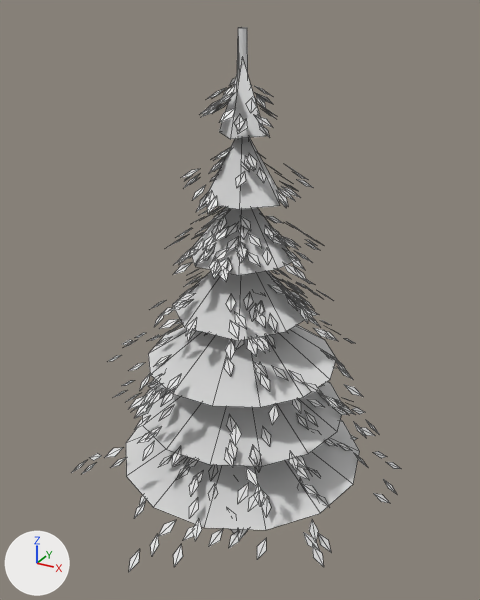
Renders of the FBX model Assets/_Pofi/Resources/Env/t_pine0/t_pine0.fbx from each side of a commit.
Camera for both pictures: a 50 mm camera at (0.633, -1.158, 1.013) aimed at (-0.004, -0.001, 0.434). Lighting does not change. The marker at lower left points along +X, +Y and +Z. The first picture is the older version. Mesh edges are drawn as thin lines. Where no turn or scale is listed for an object, it has been applied to the vertices.

Names of what the first picture shows: 'model'.
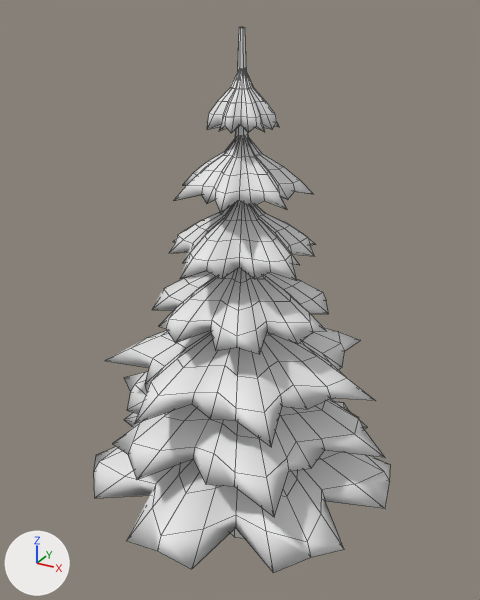
Boxes [x1, y1, x2, y2] around the edits, measured in the pictures (480 x 600 px):
'model', reshaped (9% narrower)
    before: [73, 27, 400, 572]
    after: [93, 27, 391, 573]
part 1 of me_pi_trunk_001, rebuilt
    before: [141, 381, 344, 466]
    after: [113, 372, 385, 517]
part 2 of me_pi_trunk_001, rebuilt
    before: [126, 420, 360, 530]
    after: [93, 402, 391, 573]
part 3 of me_pi_trunk_001, rebuilt
    before: [148, 325, 337, 407]
    after: [105, 327, 376, 447]
part 4 of me_pi_trunk_001, rebuilt
    before: [172, 271, 304, 341]
    after: [152, 267, 329, 354]
part 5 of me_pi_trunk_001, rebuilt
    before: [190, 207, 295, 275]
    after: [169, 202, 315, 281]
part 6 of me_pi_trunk_001, rebuilt
    before: [208, 138, 280, 209]
    after: [175, 137, 313, 213]
part 7 of me_pi_trunk_001, rebuilt
    before: [230, 27, 248, 533]
    after: [231, 27, 249, 538]
part 8 of me_pi_trunk_001, rebuilt (52% wider, 19% shorter)
    before: [219, 63, 266, 139]
    after: [207, 72, 279, 133]
part 9 of me_pi_trunk_001, deleted
    before: [73, 78, 400, 572]

What the commit changed:
me_pi_trunk_001 is used by ob_model.
me_pi_trunk_001 had 7371 vertices, 1100 faces and spanned x -0.381..0.391, y -0.405..0.37, z -0.2..0.98.
me_pi_trunk_001 now has 822 vertices, 996 faces and spans x -0.356..0.356, y -0.35..0.347, z -0.2..0.98.
me_pi_trunk_001 part 1: the loose piece of 15 vertices spanning x -0.236..0.236, y -0.23..0.23, z 0.173..0.313 is rebuilt with 114 vertices and now spans x -0.345..0.345, y -0.31..0.31, z 0.144..0.303.
me_pi_trunk_001 part 2: the loose piece of 15 vertices spanning x -0.28..0.28, y -0.273..0.273, z 0.05..0.19 is rebuilt with 114 vertices and now spans x -0.356..0.356, y -0.35..0.347, z 0.013..0.18.
me_pi_trunk_001 part 3: the loose piece of 15 vertices spanning x -0.212..0.212, y -0.207..0.207, z 0.297..0.437 is rebuilt with 114 vertices and now spans x -0.282..0.313, y -0.305..0.305, z 0.276..0.427.
me_pi_trunk_001 part 4: the loose piece of 9 vertices spanning x -0.142..0.142, y -0.131..0.131, z 0.41..0.56 is rebuilt with 114 vertices and now spans x -0.188..0.198, y -0.193..0.193, z 0.407..0.55.
me_pi_trunk_001 part 5: the loose piece of 9 vertices spanning x -0.113..0.113, y -0.104..0.104, z 0.537..0.683 is rebuilt with 114 vertices and now spans x -0.174..0.162, y -0.175..0.16, z 0.538..0.673.
me_pi_trunk_001 part 6: the loose piece of 7 vertices spanning x -0.085..0.085, y -0.085..0.085, z 0.655..0.807 is rebuilt with 114 vertices and now spans x -0.144..0.13, y -0.141..0.141, z 0.67..0.797.
me_pi_trunk_001 part 7: the loose piece of 6 vertices spanning x -0.035..0.02, y -0.035..0.034, z -0.2..0.98 is rebuilt with 24 vertices and now spans x -0.035..0.035, y -0.035..0.035, z -0.2..0.98.
me_pi_trunk_001 part 8: the loose piece of 5 vertices spanning x -0.052..0.052, y -0.047..0.047, z 0.785..0.93 is rebuilt with 114 vertices and now spans x -0.072..0.066, y -0.071..0.071, z 0.801..0.92.
me_pi_trunk_001 part 9: 513 loose pieces with 2052 vertices, spanning x -0.321..0.369, y -0.405..0.37, z -0.002..0.898, are deleted.
Other edits to the shape of me_pi_trunk_001 do not show in these pictures.
